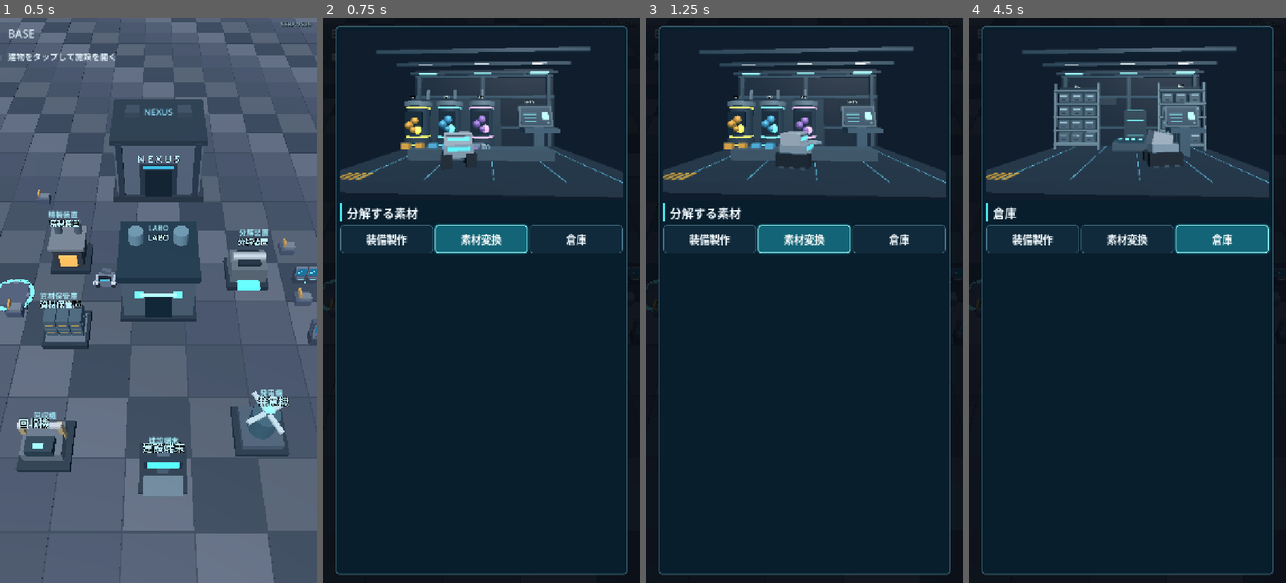
Above: before the commit, frames 1-4 (left to right).
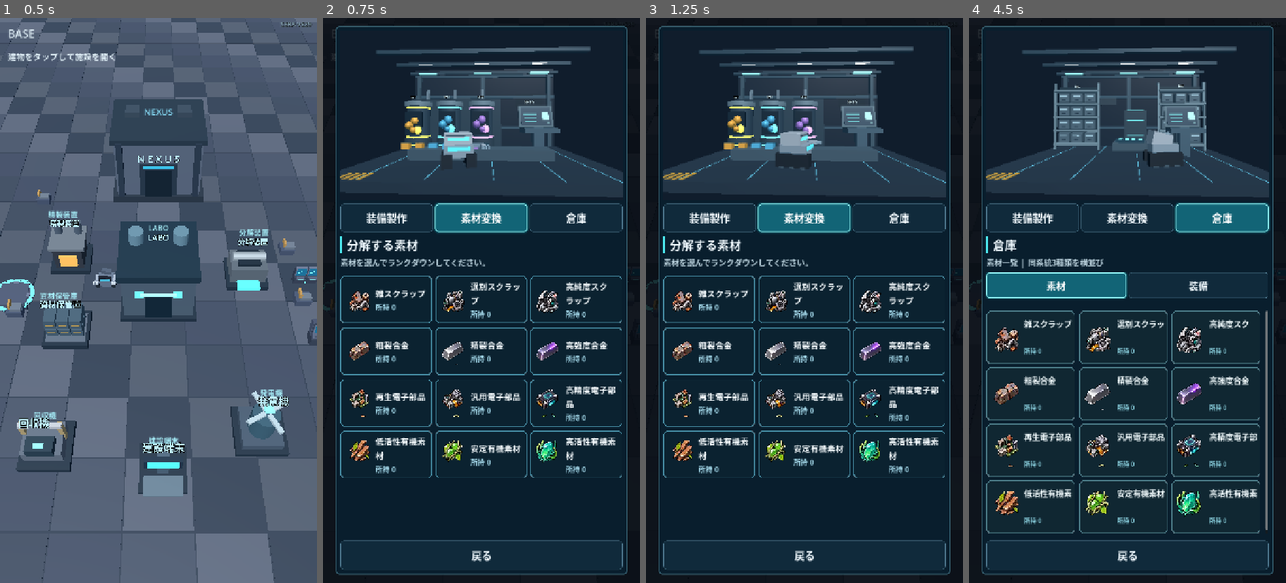
Above: after the commit, the same moments.

Repository: shejklgaia-png/-
Game: Godot game, scene res://scenes/base_exploration.tscn
Same seed, same stepped clock (60 frames per second), same inputs: the game is played once before the commit and once after it.
Inputs (mouse positions are in pixels of both pictures, inside the frame that each line leads up to):
- Up to frame 1 (0.5 s): no input
- Up to frame 2 (0.75 s): tap Enter at 0.5 s; move the mouse to (551, 272) at 0.52 s; hold Right (ui_right) from 0.53 s (still down); tap G at 0.6 s; click (551, 272) at 0.67 s
- Up to frame 3 (1.25 s): keep holding Right (ui_right); tap Space at 0.77 s
- Up to frame 4 (4.5 s): release Right (ui_right) at 1.25 s; click (1032, 402) at 1.25 s, where only the run after the commit has a clickable "再生電子部品 所持 0"; click "装備製作" at 2 s; click "素材変換" at 2.75 s; click (1032, 402) at 3.5 s, where only the run after the commit has a clickable "再生電子部品 所持 0"; click "倉庫" at 4.25 s

Frame 1 is identical in both runs. In frame 2, 11% of the frame differs, in the area x 5-95%, y 32-98%; in frame 3, 11%; in frame 4, 15%, in the area x 5-96%, y 32-98%.
Error before the commit: Invalid call. Nonexistent function 'get_child_index' in base 'VBoxContainer'. (res://scripts/base_facility_system.gd:435)

Commit message:
fix(labo): use valid Node.get_index() so attach_hud completes before UI/render tests

Diff:
--- a/scripts/base_facility_system.gd
+++ b/scripts/base_facility_system.gd
@@ -432,7 +432,7 @@
         button.pressed.connect(_switch_section.bind(str(entry["target"])))
         section_tabs.add_child(button)
     # Reference hierarchy: 3D scene -> three navigation tabs -> section heading.
-    body.move_child(section_tabs, body.get_child_index(header_row))
+    body.move_child(section_tabs, header_row.get_index())
     modal_body = Label.new()
     modal_body.autowrap_mode = TextServer.AUTOWRAP_WORD_SMART
     modal_body.add_theme_font_size_override("font_size", 18)
